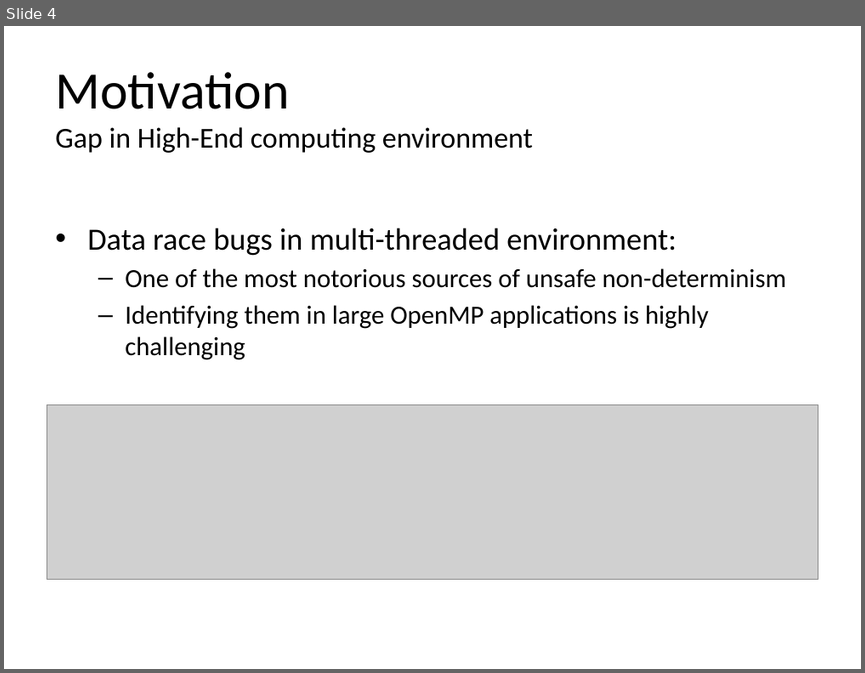
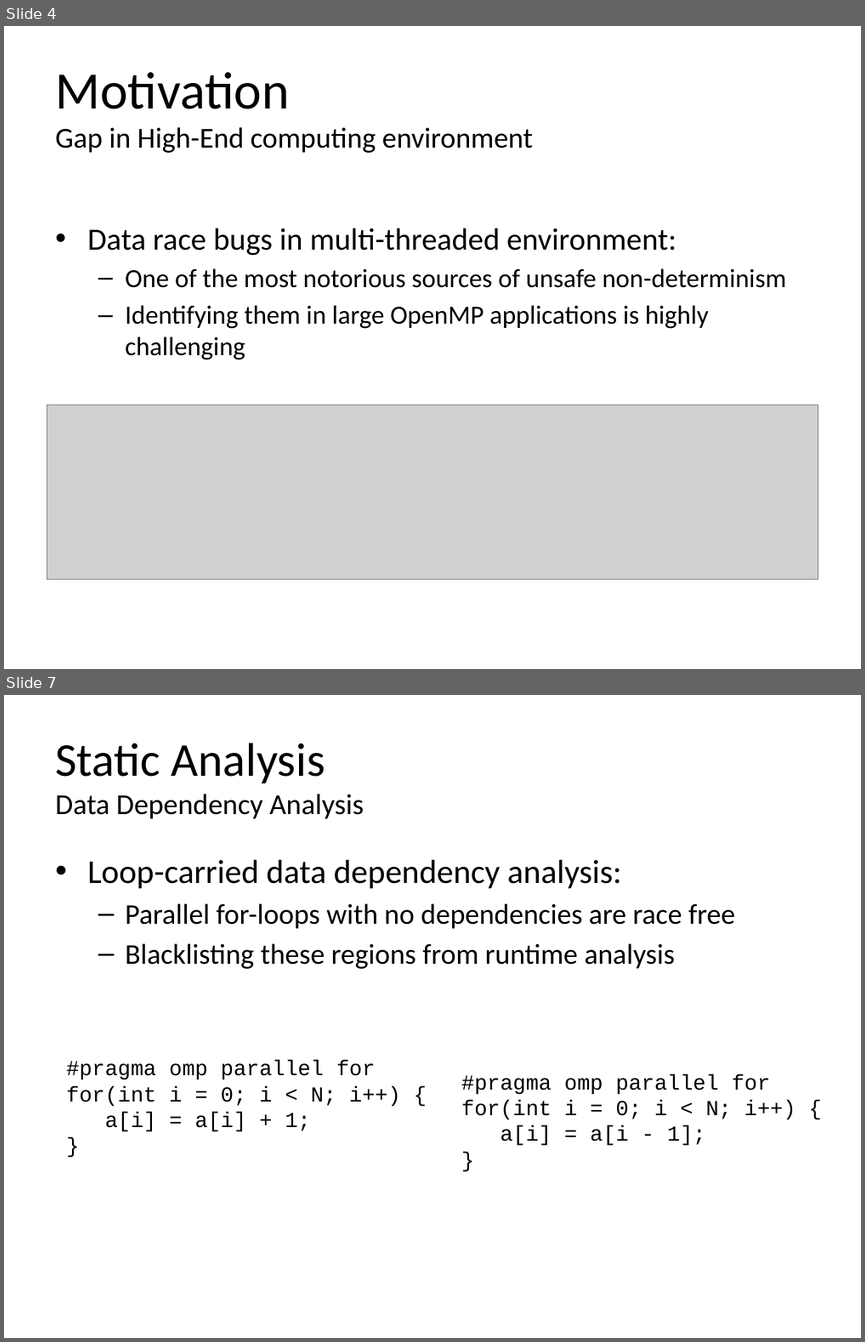
Before and after one commit to simoatze/oral_qualifier, a slide deck: presentation/presentation.pptx. Shown one above the other, each under a label of ours: slide 4 before the commit, slides 4 and 7 after it; the slides between them are not shown. The pictures are 865x673 and 865x1342 pixels, drawn with LibreOffice and Linux fonts; fonts in the diff are those of the drawing; grey boxes stand for pictures. Boxes give left, top, right and bottom in pixels: in the first picture for what was removed or moved away, otherwise in the second. Text is boxed around its words. In the diff, an @@ line names an element or a change of style, - is before the commit and + after.

```diff
--- a/presentation/presentation.pptx
+++ b/presentation/presentation.pptx
@@ slide 7 added at [4, 695, 861, 1338], background #FFFFFF @@
@@ title added at [55, 743, 364, 819], 24.3 pt, text #000000 @@
+Static Analysis
+Data Dependency Analysis
@@ text added at [87, 859, 735, 969], 24 pt, text #000000 @@
+• Loop-carried data dependency analysis:
+  – Parallel for-loops with no dependencies are race free
+  – Blacklisting these regions from runtime analysis
@@ text added at [66, 1060, 400, 1132], 18 pt, text #000000 @@
+#pragma omp parallel for
+for(int i = 0; i < N; i++) {
+a[i] = a[i] + 1;
+}
@@ text added at [461, 1073, 795, 1145], 18 pt, text #000000 @@
+#pragma omp parallel for
+for(int i = 0; i < N; i++) {
+a[i] = a[i - 1];
+}
```
Also in this commit, not shown: 2 other slides added, 1 slide removed, 3 other files.
